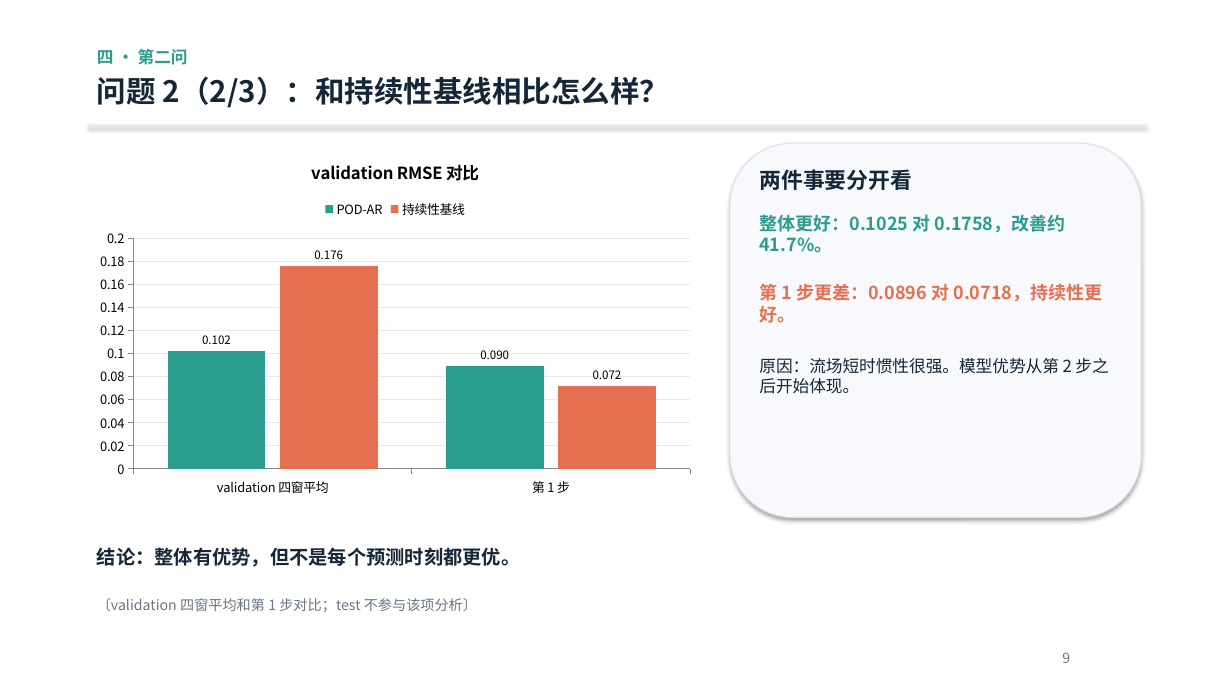
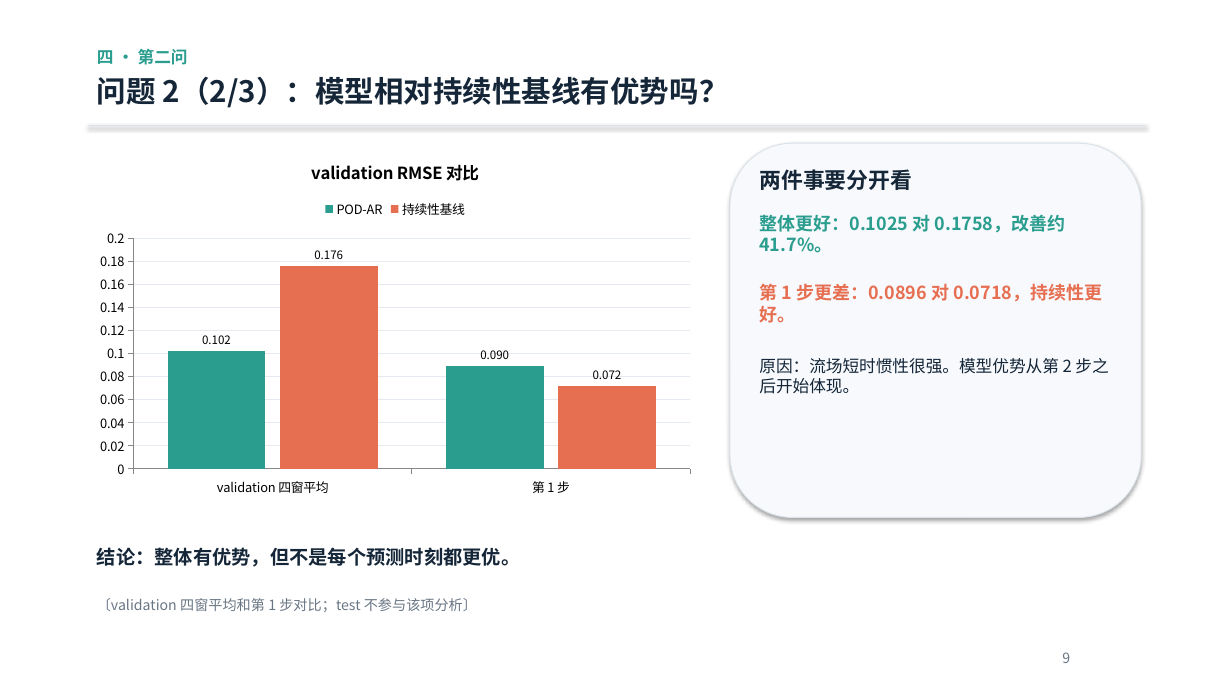
Before and after one commit to tuofeilun711/-A-, a slide deck: slide 9 of deliverables/A题_POD-AR_答辩汇报.pptx. Drawn at 1232x693 pixels with LibreOffice and Linux fonts; fonts in the diff are those of the drawing. Boxes give left, top, right and bottom in pixels: in the first picture for what was removed or moved away, otherwise in the second. Text is boxed around its words. In the diff, an @@ line names an element or a change of style, - is before the commit and + after.

```diff
--- a/deliverables/A题_POD-AR_答辩汇报.pptx
+++ b/deliverables/A题_POD-AR_答辩汇报.pptx
@@ text at <box>97,76,729,108</box>: text changed @@
-问题 2（2/3）：和持续性基线相比怎么样？
+问题 2（2/3）：模型相对持续性基线有优势吗？
```
Also in this commit, not shown: 2 other slides changed.
